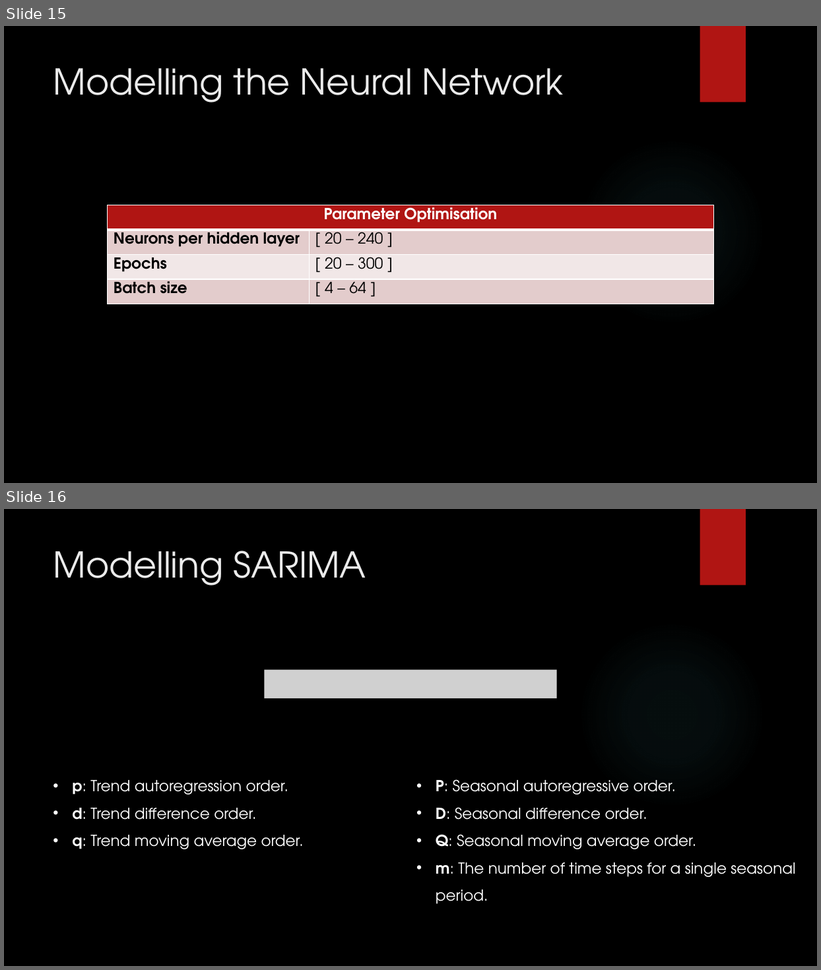
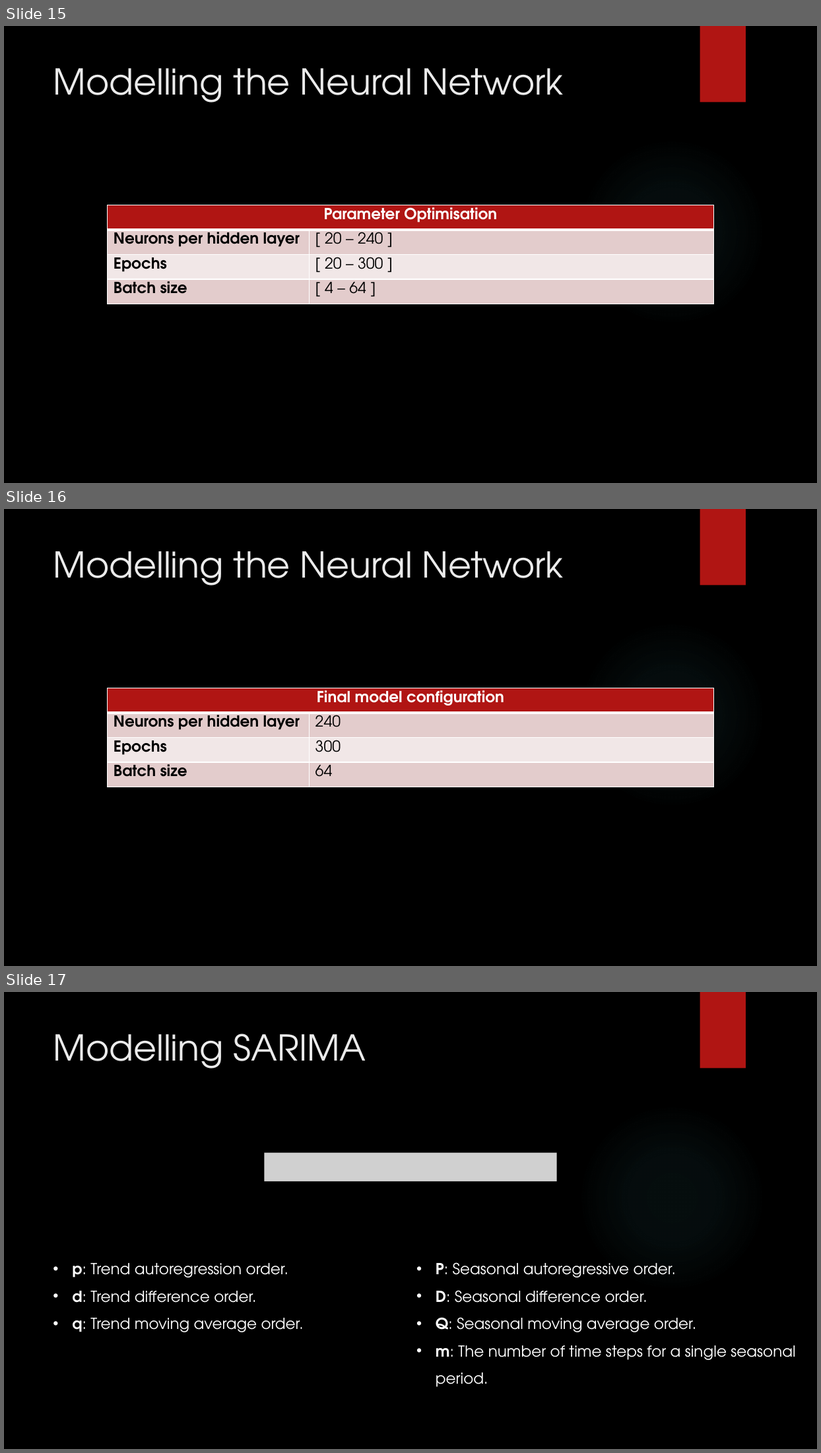
Before and after one commit to aattwwss/FYP-code, a slide deck: Reports/presentation_fyp.pptx. Shown one above the other, each under a label of ours: slides 15 and 16 before the commit, slides 15, 16 and 17 after it. The pictures are 821x970 and 821x1453 pixels, drawn with LibreOffice and Linux fonts; fonts in the diff are those of the drawing; grey boxes stand for pictures; background and template pictures are left out. Boxes give left, top, right and bottom in pixels: in the first picture for what was removed or moved away, otherwise in the second. Text is boxed around its words. In the diff, an @@ line names an element or a change of style, - is before the commit and + after.

```diff
--- a/Reports/presentation_fyp.pptx
+++ b/Reports/presentation_fyp.pptx
@@ slide 16 added at [4, 509, 817, 966], background picture (left out); not listed: 2 template elements that a slide beside it also shows @@
@@ title added at [54, 551, 564, 586], 42 pt, text #EBEBEB @@
+Modelling the Neural Network
@@ table added at [108, 689, 714, 787], 4 rows, 2 columns @@
+Final model configuration | 
+Neurons per hidden layer | 240
+Epochs | 300
+Batch size | 64
@@ what was slide 16 is now slide 17 @@
```
Also in this commit, not shown: 2 slides changed, 8 other slides added, 3 slides removed.
